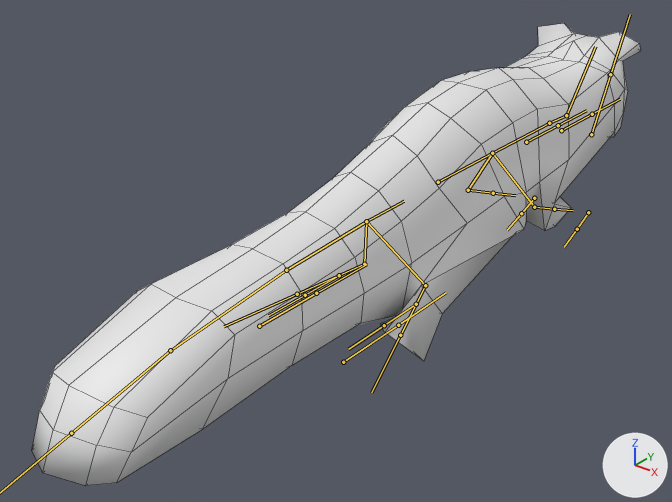
What one commit did to the FBX model Assets/Characters/ferret_White.fbx.
One viewpoint serves both versions: a camera (50 mm lens) standing at (9.59, -18.27, 9.88) and looking at (-0.85, -5.22, 1.79). The lights are fixed; the arrows at lower right show +X, +Y and +Z. Both versions are drawn at frame 13 of the action 'Armature|Walk'; the numbers are the values there. The bones that bend it are drawn over the model as lines. Mesh edges are drawn as thin lines.

Names of what the first picture shows: 'Character'.
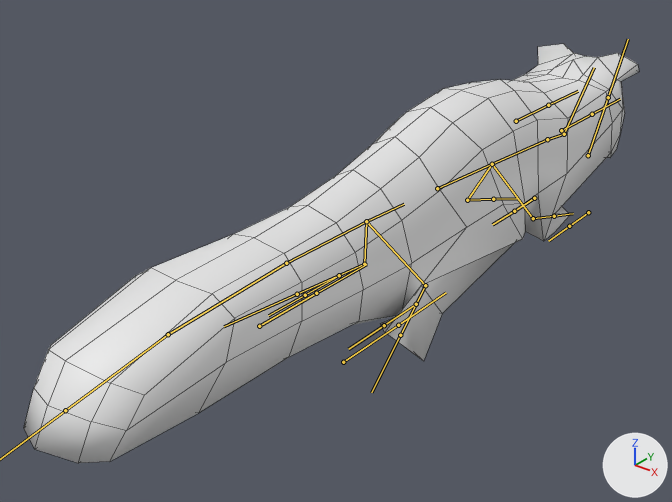
Pixel boxes [x1, y1, x2, y2] of what changed, in the pictures (672 x 502 px):
'Character', posed (9% shorter): before [32, 23, 641, 485]; after [24, 44, 639, 463]
bone 'Spine4', root to tip: before (366, 221) to (404, 201); after (366, 221) to (404, 204)
bone 'Shoulder.R', root to tip: before (492, 153) to (534, 207); after (492, 164) to (533, 218)
bone 'Arm.R', root to tip: before (534, 207) to (554, 209); after (533, 218) to (554, 216)
bone 'Shoulder.L', root to tip: before (492, 153) to (468, 190); after (492, 164) to (467, 200)
bone 'Arm.L', root to tip: before (468, 190) to (493, 193); after (467, 200) to (493, 199)

Diff of the bpy script that builds the scene:
```diff
--- a/Assets/Characters/ferret_White.fbx.py
+++ b/Assets/Characters/ferret_White.fbx.py
@@ bone_spine4 @@
 bone_spine4 = bpy.data.objects['Armature'].pose.bones['Spine4']
-bone_spine4.rotation_quaternion = (1.0, 0.0, 0.0, 0.0)  # degrees (0, 0, 0)
+bone_spine4.rotation_quaternion = (1.0, 0.0, 0.0, 0.029)  # degrees (0, 0, 3)
@@ bone_shoulder_r @@
 bone_shoulder_r = bpy.data.objects['Armature'].pose.bones['Shoulder.R']  # child of 'Spine5'
-bone_shoulder_r.rotation_quaternion = (0.929, -0.055, 0.143, -0.336)  # degrees (-12, 13, -41)
+bone_shoulder_r.rotation_quaternion = (0.922, -0.058, 0.152, -0.351)  # degrees (-13, 14, -43)
@@ bone_arm_r @@
 bone_arm_r = bpy.data.objects['Armature'].pose.bones['Arm.R']  # child of 'Shoulder.R'
-bone_arm_r.rotation_quaternion = (0.489, 0.264, 0.777, -0.296)  # degrees (30, 114, -17)
+bone_arm_r.rotation_quaternion = (0.477, 0.283, 0.765, -0.329)  # degrees (35, 114, -17)
@@ bone_shoulder_l @@
 bone_shoulder_l = bpy.data.objects['Armature'].pose.bones['Shoulder.L']  # child of 'Spine5'
-bone_shoulder_l.rotation_quaternion = (0.933, -0.02, -0.193, 0.303)  # degrees (-10, -20, 38)
+bone_shoulder_l.rotation_quaternion = (0.922, -0.02, -0.208, 0.327)  # degrees (-11, -22, 41)
@@ bone_arm_l @@
 bone_arm_l = bpy.data.objects['Armature'].pose.bones['Arm.L']  # child of 'Shoulder.L'
-bone_arm_l.rotation_quaternion = (0.574, 0.167, -0.717, 0.359)  # degrees (76, -109, -31)
+bone_arm_l.rotation_quaternion = (0.482, 0.217, -0.768, 0.362)  # degrees (52, -116, -2)
```
